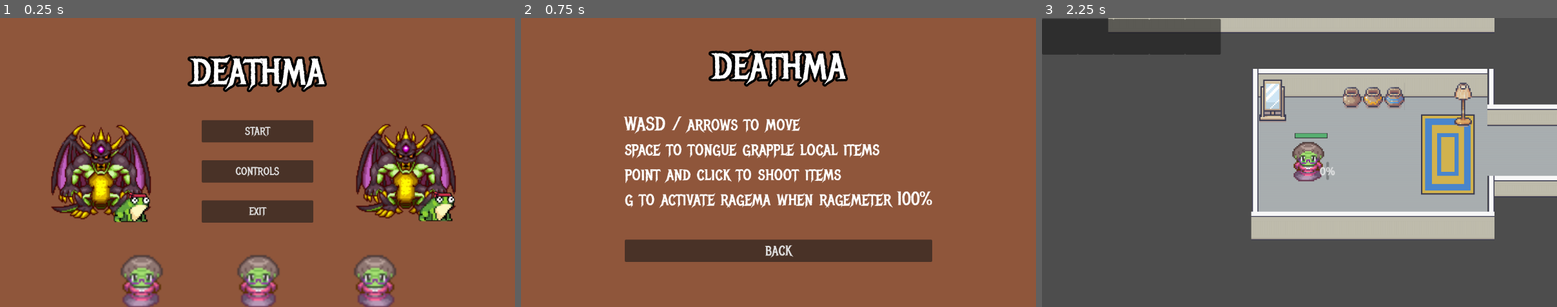
Above: before the commit, frames 1-3 (left to right).
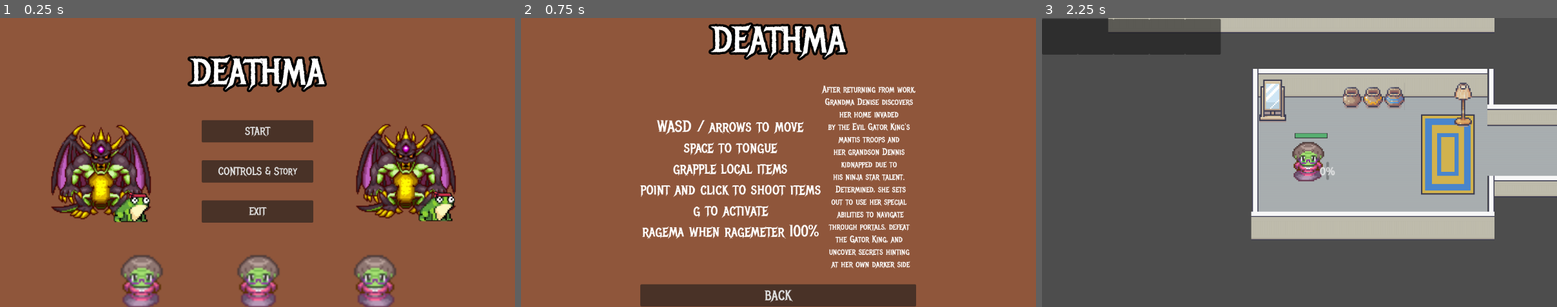
Above: after the commit, the same moments.

Repository: NickPerlich/Deathma
Game: Godot game, scene res://main_menu/main_menu.tscn
Two runs of this game, one before a commit and one after it. Both use one fixed random seed, a clock stepped at 60 frames per second and the inputs below. The engine's default icon, where the game draws it, is replaced by a stand-in: a white triangle on a blue panel in a dark square.
Inputs:
- Up to frame 1 (0.25 s): no input
- Up to frame 2 (0.75 s): click "CONTROLS" (after the commit: "CONTROLS & Story") at 0.5 s
- Up to frame 3 (2.25 s): click "BACK" at 1.25 s; click "START" at 2 s

The runs differ from the first frame. In frame 1, 0.3% of the frame differs, in the area x 42-58%, y 51-56%; in frame 2, 22%, in the area x 19-80%, y 1-100%; in frame 3, nothing differs.

Commit message:
added the backstory to controls

Diff:
--- a/Lab 5 Moving Character/main_menu/controls.tscn
+++ b/Lab 5 Moving Character/main_menu/controls.tscn
@@ -34,9 +34,6 @@
 layout_mode = 2
 theme_override_constants/separation = 60
 
-[node name="Seperator" type="Control" parent="TextureRect/MarginContainer/VBoxContainer"]
-layout_mode = 2
-
 [node name="title" type="Label" parent="TextureRect/MarginContainer/VBoxContainer"]
 layout_mode = 2
 theme_override_colors/font_shadow_color = Color(0, 0, 0, 1)
@@ -57,20 +54,53 @@
 theme_override_constants/separation = 32
 alignment = 1
 
-[node name="Label" type="Label" parent="TextureRect/MarginContainer/HBoxContainer/VBoxContainer"]
+[node name="Seperator4" type="Control" parent="TextureRect/MarginContainer/HBoxContainer/VBoxContainer"]
+layout_mode = 2
+
+[node name="Seperator2" type="Control" parent="TextureRect/MarginContainer/HBoxContainer/VBoxContainer"]
+layout_mode = 2
+
+[node name="HBoxContainer" type="HBoxContainer" parent="TextureRect/MarginContainer/HBoxContainer/VBoxContainer"]
+layout_mode = 2
+
+[node name="Label" type="Label" parent="TextureRect/MarginContainer/HBoxContainer/VBoxContainer/HBoxContainer"]
 layout_mode = 2
 theme_override_fonts/font = ExtResource("3_nxaib")
-theme_override_font_sizes/font_size = 42
+theme_override_font_sizes/font_size = 35
 text = "
 
 WASD / arrows to move
-space to tongue grapple local items
+space to tongue
+grapple local items
 point and click to shoot items
-g to activate ragema when ragemeter 100%
+g to activate
+ragema when ragemeter 100%
 "
+horizontal_alignment = 1
 
-[node name="Seperator" type="Control" parent="TextureRect/MarginContainer/HBoxContainer/VBoxContainer"]
+[node name="Label2" type="Label" parent="TextureRect/MarginContainer/HBoxContainer/VBoxContainer/HBoxContainer"]
 layout_mode = 2
+theme_override_fonts/font = ExtResource("3_nxaib")
+theme_override_font_sizes/font_size = 20
+text = "
+
+
+After returning from work,
+Grandma Denise discovers
+her home invaded
+by the Evil Gator King's
+mantis troops and
+her grandson Dennis
+kidnapped due to
+his ninja star talent.
+ Determined, she sets
+out to use her special
+ abilities to navigate
+through portals, defeat
+the Gator King, and
+uncover secrets hinting
+ at her own darker side"
+horizontal_alignment = 1
 
 [node name="Back_Button" type="Button" parent="TextureRect/MarginContainer/HBoxContainer/VBoxContainer"]
 custom_minimum_size = Vector2(50, 50)
--- a/Lab 5 Moving Character/main_menu/main_menu.tscn
+++ b/Lab 5 Moving Character/main_menu/main_menu.tscn
@@ -79,7 +79,7 @@
 layout_mode = 2
 theme_override_fonts/font = ExtResource("2_lkslf")
 theme_override_font_sizes/font_size = 24
-text = "CONTROLS"
+text = "CONTROLS & Story"
 
 [node name="Exit_button" type="Button" parent="MarginContainer/HBoxContainer/VBoxContainer"]
 custom_minimum_size = Vector2(120, 50)
